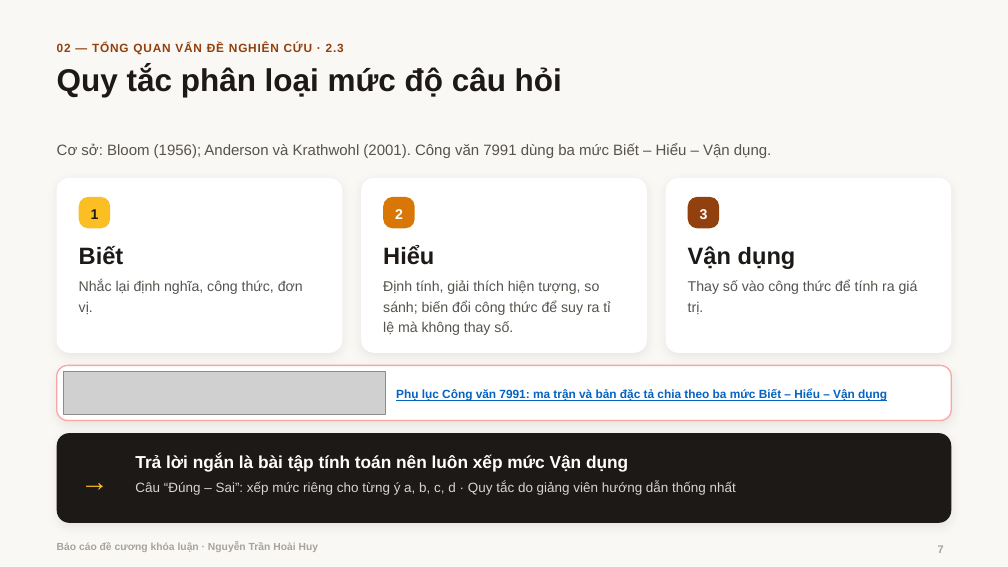
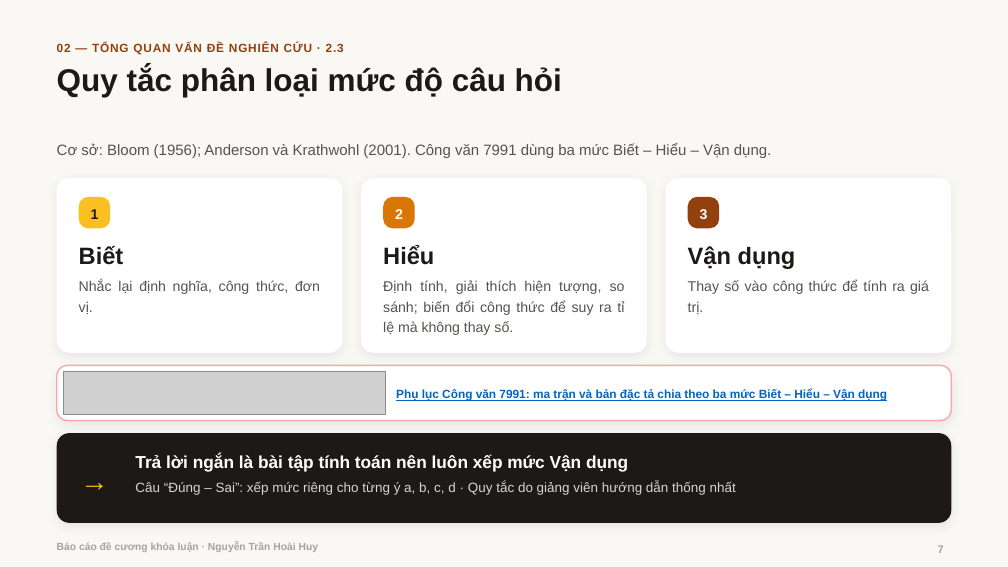
Before and after one commit to hoaihuy2609/kltn, a slide deck: slide 7 of tai-ve/Bao_cao_de_cuong.pptx. Drawn at 1008x567 pixels with LibreOffice and Linux fonts; fonts in the diff are those of the drawing; grey boxes stand for pictures; background and template pictures are left out. Boxes give left, top, right and bottom in pixels: in the first picture for what was removed or moved away, otherwise in the second. Text is boxed around its words. In the diff, an @@ line names an element or a change of style, - is before the commit and + after.

```diff
--- a/tai-ve/Bao_cao_de_cuong.pptx
+++ b/tai-ve/Bao_cao_de_cuong.pptx
@@ alignment left to justified in 3 elements at (79,280,320,314), (383,280,625,335), (688,280,929,314) @@
```
Also in this commit, not shown: 20 other slides changed, 4 other files.
